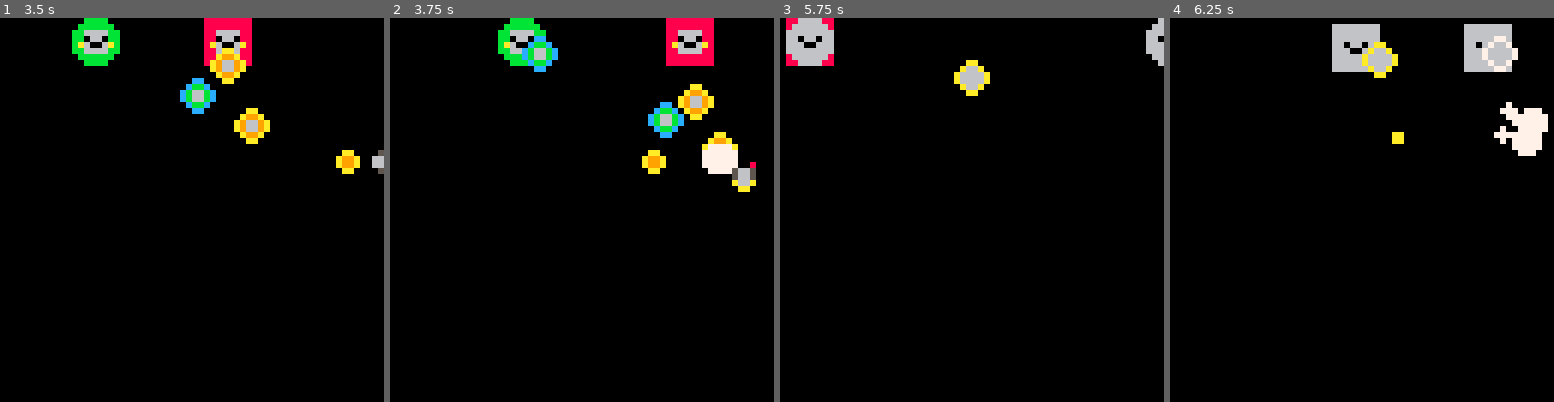
Above: before the commit, frames 1-4 (left to right).
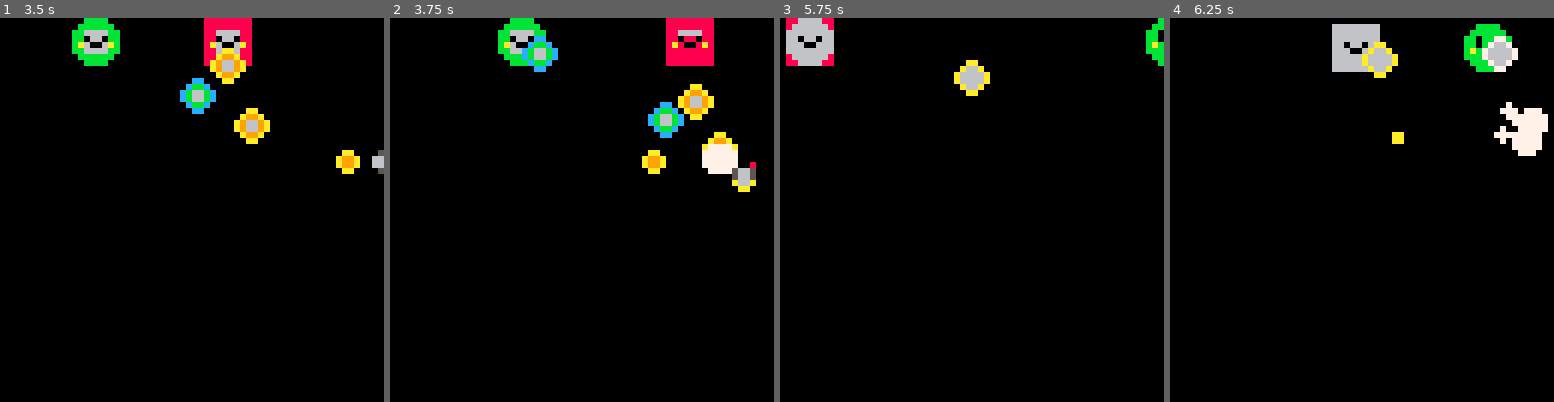
Above: after the commit, the same moments.

Repository: matheusmortatti/LOWREZJAM2020
Game: PICO-8 cartridge template.p8
Two runs of this game, one before a commit and one after it. Both use one fixed random seed, a clock stepped at 60 frames per second and the inputs below.
Inputs:
- Up to frame 1 (3.5 s): tap X (X key) at 0.33, 1.07, 1.85, 2.97 s; tap O (Z key) at 0.7, 1.7, 2.1, 2.5, 2.9, 3.3 s; hold Right 1.6-2.1 s; hold Up 2.15-2.42 s; hold Right 2.47-3.03 s; hold Left from 3.08 s (still down)
- Up to frame 2 (3.75 s): release Left at 3.58 s; hold Down from 3.63 s (still down); tap O (Z key) at 3.7 s
- Up to frame 3 (5.75 s): release Down at 3.97 s; hold Right 4.02-4.68 s; tap X (X key) at 4.08, 5.2 s; tap O (Z key) every 0.4 s from 4.1 to 5.7 s; hold Up 4.73-5.03 s; hold Left 5.08-5.68 s; hold Down from 5.73 s (still down)
- Up to frame 4 (6.25 s): release Down at 6.03 s; hold Right from 6.08 s (still down); tap O (Z key) at 6.1 s

Frame 1 is identical in both runs. In frame 2, 0.2% of the frame differs, in the area x 75-82%, y 4-10%; in frame 3, 0.4%; in frame 4, 1.0%, in the area x 76-90%, y 1-15%.

Commit message:
Show NPC type when close

Diff:
--- a/template.p8
+++ b/template.p8
@@ -787,17 +787,18 @@
 })
 
 function turnable:render()
-		renderrot(self.sprite, self.pos, self.a, self.size, 0)
-end
-
-function renderrot(sprite, pos, a, size, ignored)
-  rspr(8*sprite%128,
+		self:renderrot(self.sprite, self.pos,
+		self.a, self.size, self.ignore)
+end
+
+function turnable:renderrot(sprite, pos, a, size, ignore)
+  self:rspr(8*sprite%128,
   	flr(sprite/16)*8,
   	pos.x, pos.y,
-  	a/360, size, ignored)
-end
-
-function rspr(sx,sy,x,y,a,w,ignored)
+  	a/360, size, ignore)
+end
+
+function turnable:rspr(sx,sy,x,y,a,w,ignore)
   local ca,sa=cos(a),sin(a)
   local srcx,srcy
   local ddx0,ddy0=ca,sa
@@ -812,7 +813,9 @@
       for iy=0,w do
           if band(bor(srcx,srcy),mask)==0 then
               local c=sget(sx+srcx,sy+srcy)
-              if (c ~= ignored)	pset(x+ix,y+iy,c)
+              if (not ignore) or (not ignore(self,c,x+ix,y+iy,sx+srcx,sy+srcy)) then
+              		pset(x+ix,y+iy,c)
+              end
           end
           srcx-=ddy0
           srcy+=ddx0
@@ -822,6 +825,9 @@
   end
 end
 
+function turnable:ignore(c, x, y, sx, sy)
+		return c==0
+end
 -------------------------------
 -- entity: changeable
 -------------------------------
@@ -831,11 +837,11 @@
 })
 
 function changeable:render()
-		renderrot(self.sprite, self.pos, self.a, self.size, 0)
+		self:renderrot(self.sprite, self.pos, self.a, self.size, self.ignorebase)
 		currchange=self.sprchange[flr(#self.sprchange*(
 		self:getcurrchange()))]
 		if currchange ~= nil then
-			renderrot(currchange, self.pos, self.a, self.size, 0)
+			self:renderrot(currchange, self.pos, self.a, self.size, self.ignoreoverlay)
 		end
 end
 
@@ -843,6 +849,13 @@
 			return 0
 end
 
+function changeable:ignorebase(c, x, y, sx, sy)
+		return c==0
+end
+
+function changeable:ignoreoverlay(c, x, y, sx, sy)
+		return c==0
+end
 -------------------------------
 -- entity: spawner
 -------------------------------
@@ -867,8 +880,6 @@
 				acc=.25,
 				friction=.2,
 
-    bullet=bullet,
-
     vel=v(0,0),
     t=0,
 
@@ -877,7 +888,9 @@
 
     level=2,
     healthperlevel=2,
-    health=2
+    health=2,
+
+    visionradius=20
 })
 
 function player:init()
@@ -1071,6 +1084,20 @@
         self.hitbox.yb-self.hitbox.yt)
     end
 end
+
+function npc:ignorebase(c, x, y, sx, sy)
+		return c==0
+end
+
+function npc:ignoreoverlay(c, x, y, sx, sy)
+		dist = v(self.player.pos.x - x,
+											self.player.pos.y - y)
+											:len()
+
+		return dist <= self.player.visionradius
+									or c==0
+end
+
 
 -------------------------------
 -- entity: bullet
